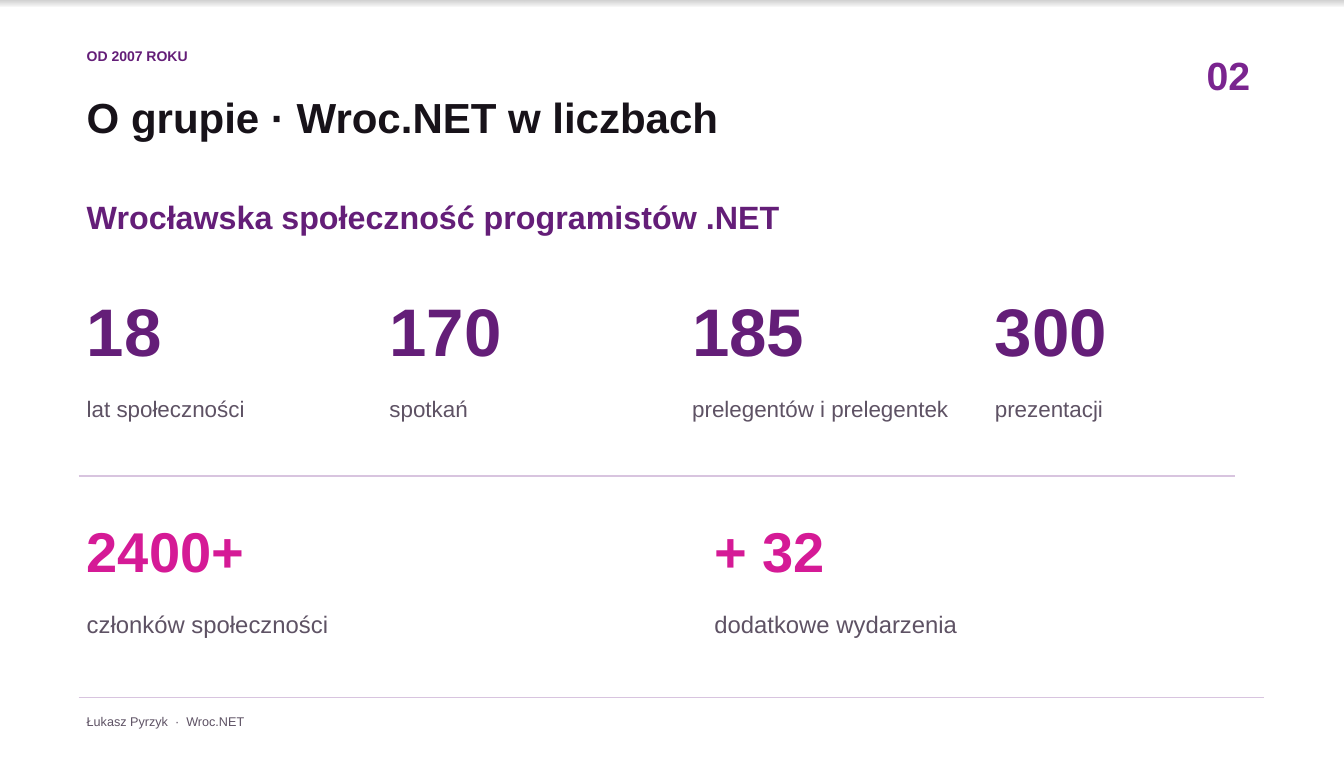
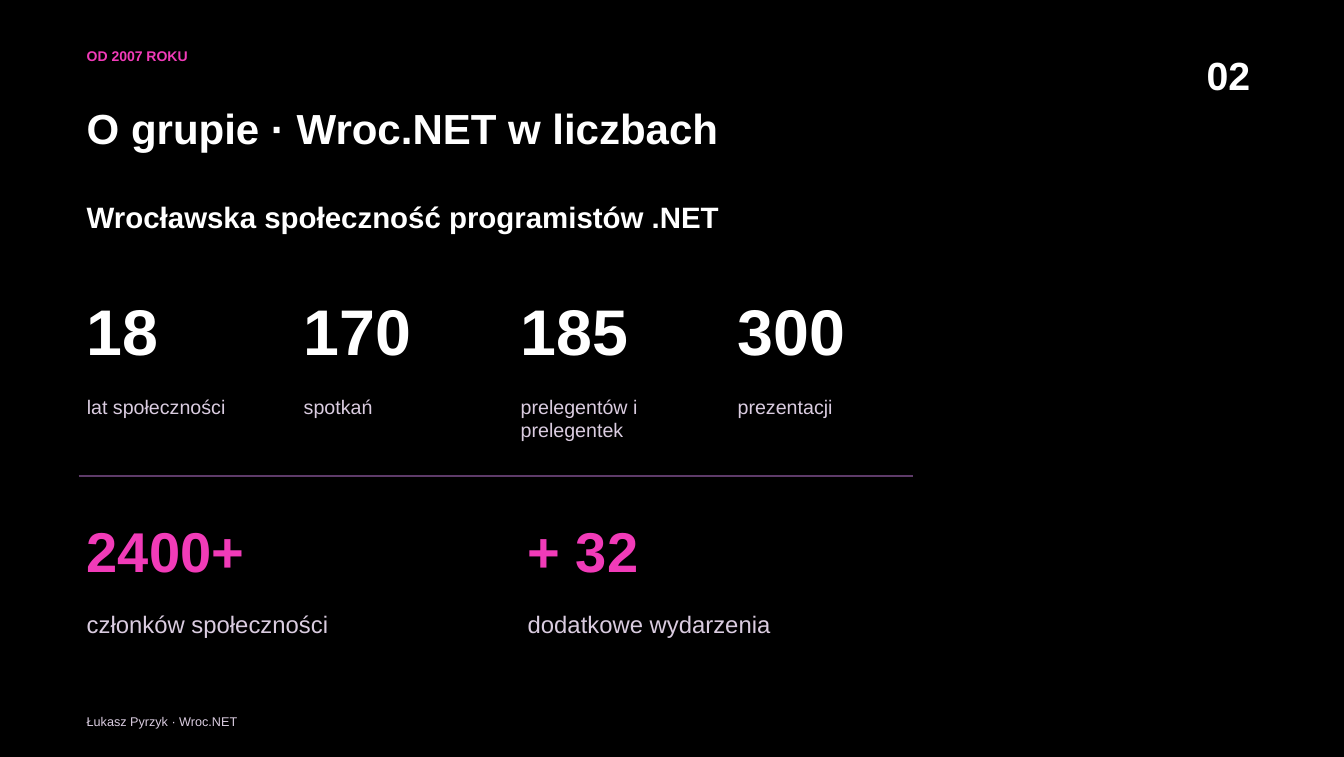
Before and after one commit to lukasz-pyrzyk/wrocnet.org, a slide deck: slide 2 of slides/171/2026-10-20-171-spotkanie.pptx. Drawn at 1344x757 pixels with LibreOffice and Linux fonts; fonts in the diff are those of the drawing; background and template pictures are left out. Boxes give left, top, right and bottom in pixels: in the first picture for what was removed or moved away, otherwise in the second. Text is boxed around its words. In the diff, an @@ line names an element or a change of style, - is before the commit and + after.

```diff
--- a/slides/171/2026-10-20-171-spotkanie.pptx
+++ b/slides/171/2026-10-20-171-spotkanie.pptx
@@ rectangle removed at <box>0,0,1344,757</box> @@
@@ rectangle removed at <box>0,0,1344,7</box> @@
@@ text "OD 2007 ROKU" at <box>87,51,187,61</box>: text colour #641E78 to #F13BB8 @@
@@ text "02" at <box>1207,62,1251,91</box>: text colour #7A248F to #FFFFFF @@
@@ text "O grupie · Wroc.NET w ...": place and size @@
-text "O grupie · Wroc.NET w ..." at <box>87,102,718,142</box>
+text "O grupie · Wroc.NET w ..." at <box>87,113,718,152</box>
@@ text "O grupie · Wroc.NET w ..." at <box>87,113,718,152</box>: text colour #171219 to #FFFFFF @@
@@ text "Wrocławska społeczność programistów .NET" at <box>87,206,719,234</box>: size 23 to 21 pt, text colour #641E78 to #FFFFFF @@
@@ text "170": place and size @@
-text "170" at <box>389,309,501,357</box>
+text "170" at <box>304,310,411,356</box>
@@ text "185": place and size @@
-text "185" at <box>692,309,804,357</box>
+text "185" at <box>521,310,628,356</box>
@@ size 48 to 46 pt, text colour #641E78 to #FFFFFF in 4 elements at <box>87,310,159,356</box>, <box>304,310,411,356</box>, <box>521,310,628,356</box>, <box>738,310,845,356</box> @@
@@ text "300": place and size @@
-text "300" at <box>995,309,1107,357</box>
+text "300" at <box>738,310,845,356</box>
@@ text "spotkań": place and size @@
-text "spotkań" at <box>389,400,467,422</box>
+text "spotkań" at <box>304,399,373,418</box>
@@ text "prelegentów i prelegentek": place and size @@
-text "prelegentów i prelegentek" at <box>692,400,948,422</box>
+text "prelegentów i prelegentek" at <box>521,399,637,441</box>
@@ size 16 to 14 pt, text colour #5E5264 to #DACCE0 in 4 elements at <box>87,399,225,418</box>, <box>304,399,373,418</box>, <box>521,399,637,441</box>, <box>738,399,833,418</box> @@
@@ text "prezentacji": place and size @@
-text "prezentacji" at <box>995,400,1103,422</box>
+text "prezentacji" at <box>738,399,833,418</box>
@@ line removed from (79, 476) to (1235, 476) @@
@@ line added from (79, 476) to (913, 476), #5E3B69 1.5 pt @@
@@ text "2400+" at <box>87,533,244,573</box>: text colour #D51A96 to #F13BB8 @@
@@ text "+ 32" at <box>576,533,638,573</box>: text colour #D51A96 to #F13BB8 @@
@@ text "+ 32": place and size @@
-text "+ 32" at <box>763,533,825,573</box>
+text "+ 32" at <box>576,533,638,573</box>
@@ text colour #5E5264 to #DACCE0 in 3 elements at <box>87,717,237,729</box>, <box>87,615,328,638</box>, <box>528,615,771,638</box> @@
@@ text "dodatkowe wydarzenia": place and size @@
-text "dodatkowe wydarzenia" at <box>714,615,957,638</box>
+text "dodatkowe wydarzenia" at <box>528,615,771,638</box>
@@ line removed from (79, 697) to (1264, 697) @@
```
Also in this commit, not shown: 9 other slides changed, 1 slide added, 5 other files.
